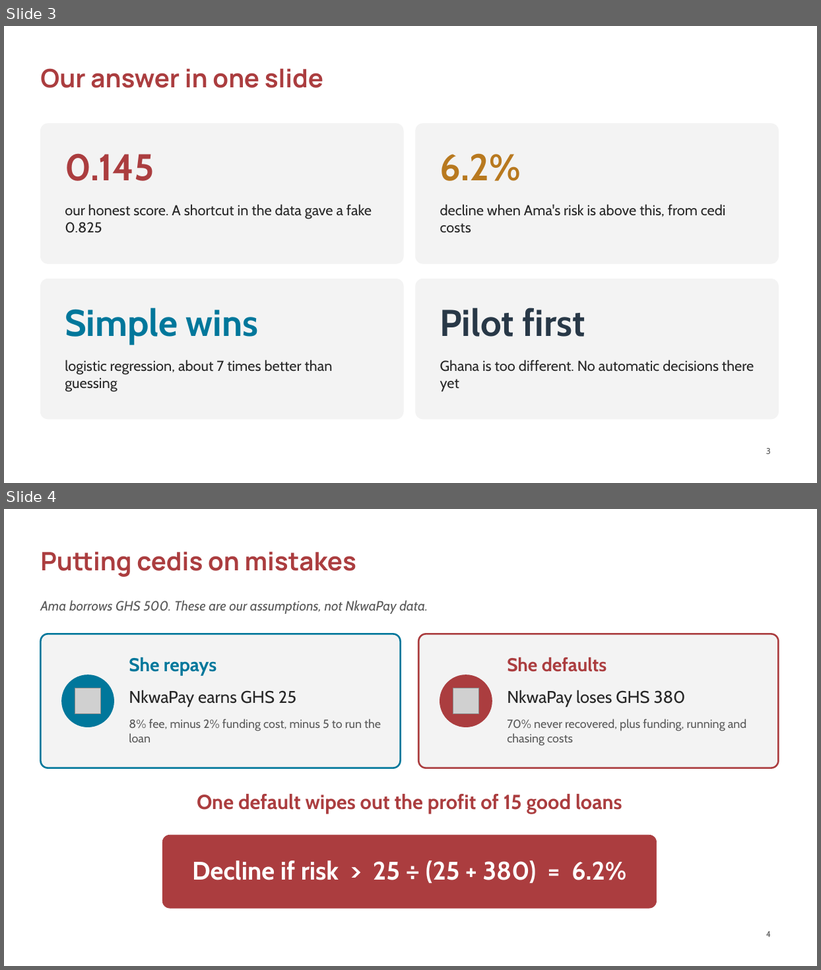
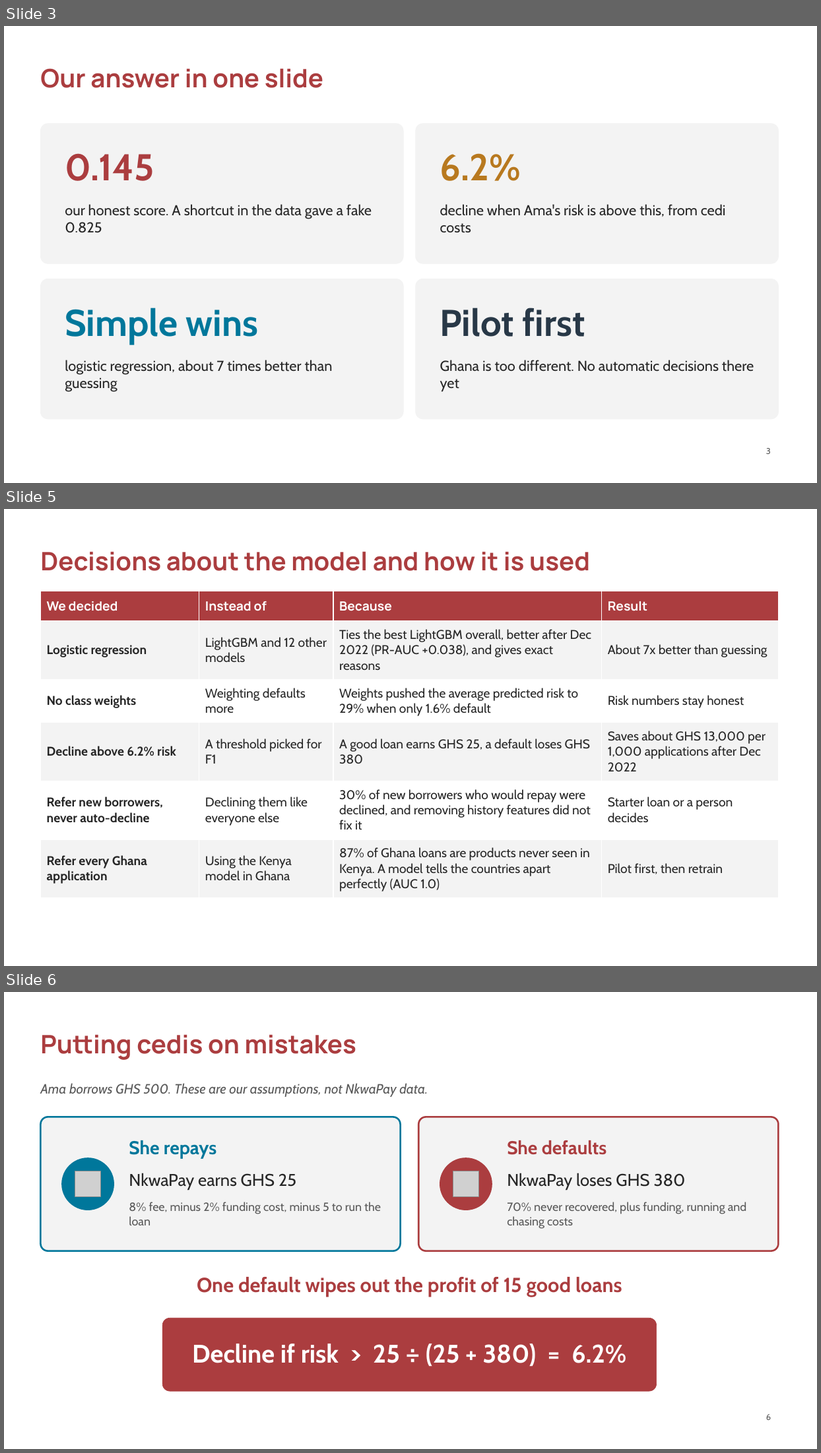
Before and after one commit to ASU-MICS-2028/mle-group-3-prosit-2, a slide deck: slides/NkwaPay_Debrief_Lesson.pptx. Shown one above the other, each under a label of ours: slides 3 and 4 before the commit, slides 3, 5 and 6 after it; the slides between them are not shown. The pictures are 821x970 and 821x1453 pixels, drawn with LibreOffice and Linux fonts; fonts in the diff are those of the drawing; grey boxes stand for pictures; background and template pictures are left out. Boxes give left, top, right and bottom in pixels: in the first picture for what was removed or moved away, otherwise in the second. Text is boxed around its words. In the diff, an @@ line names an element or a change of style, - is before the commit and + after.

```diff
--- a/slides/NkwaPay_Debrief_Lesson.pptx
+++ b/slides/NkwaPay_Debrief_Lesson.pptx
@@ slide 5 added at (4,509,817,966), background #FFFFFF @@
@@ title added at (40,551,590,571), 30 pt, text #AB3D3F, bold @@
+Decisions about the model and how it is used
@@ table added at (40,591,779,894), 6 rows, 4 columns @@
+We decided | Instead of | Because | Result
+Logistic regression | LightGBM and 12 other models | Ties the best LightGBM overall, better after Dec 2022 (PR-AUC +0.038), and gives exact reasons | About 7x better than guessing
+No class weights | Weighting defaults more | Weights pushed the average predicted risk to 29% when only 1.6% default | Risk numbers stay honest
+Decline above 6.2% risk | A threshold picked for F1 | A good loan earns GHS 25, a default loses GHS 380 | Saves about GHS 13,000 per 1,000 applications after Dec 2022
+Refer new borrowers, never auto-decline | Declining them like everyone else | 30% of new borrowers who would repay were declined, and removing history features did not fix it | Starter loan or a person decides
+Refer every Ghana application | Using the Kenya model in Ghana | 87% of Ghana loans are products never seen in Kenya. A model tells the countries apart perfectly (AUC 1.0) | Pilot first, then retrain
@@ what was slide 4 is now slide 6 @@
@@ page number at (766,1414,771,1420): text changed @@
-4
+6
```
Also in this commit, not shown: 2 other slides added.
